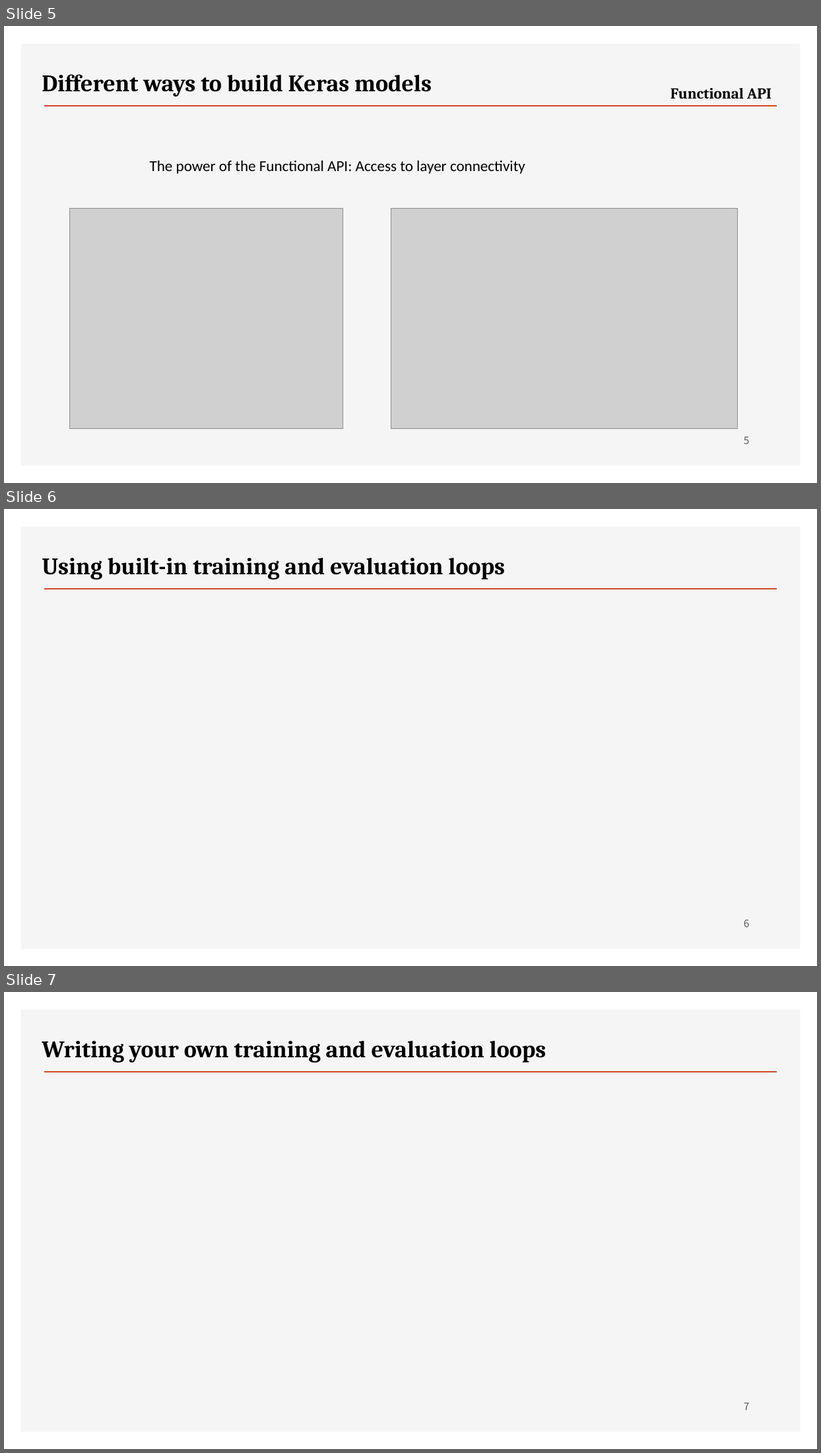
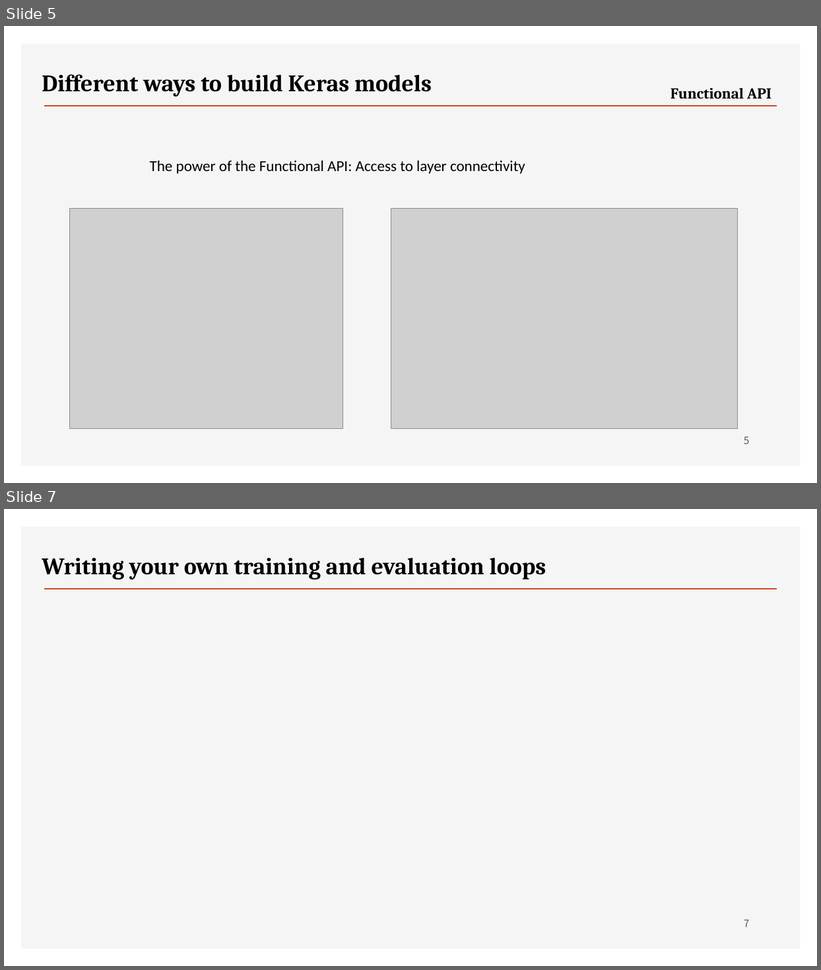
Before and after one commit to ancestor9/2026_Fall_Deep-Learning-with-Python, a slide deck: Chapter 07 A deep dive on Keras.pptx. Shown one above the other, each under a label of ours: slides 5, 6 and 7 before the commit, slides 5 and 7 after it; the slides between them are not shown. The pictures are 821x1453 and 821x970 pixels, drawn with LibreOffice and Linux fonts; fonts in the diff are those of the drawing; grey boxes stand for pictures; background and template pictures are left out. Boxes give left, top, right and bottom in pixels: in the first picture for what was removed or moved away, otherwise in the second. Text is boxed around its words. In the diff, an @@ line names an element or a change of style, - is before the commit and + after.

```diff
--- a/Chapter 07 A deep dive on Keras.pptx
+++ b/Chapter 07 A deep dive on Keras.pptx
@@ slide 6 removed at [4, 509, 817, 966], background #FFFFFF; not listed: 2 template elements that a slide beside it also shows @@
@@ text removed at [42, 558, 505, 580] @@
-Using built-in training and evaluation loops
@@ page number removed at [744, 920, 750, 927] @@
-6
```
Also in this commit, not shown: 1 slide changed, 1 slide added, 1 other file.
